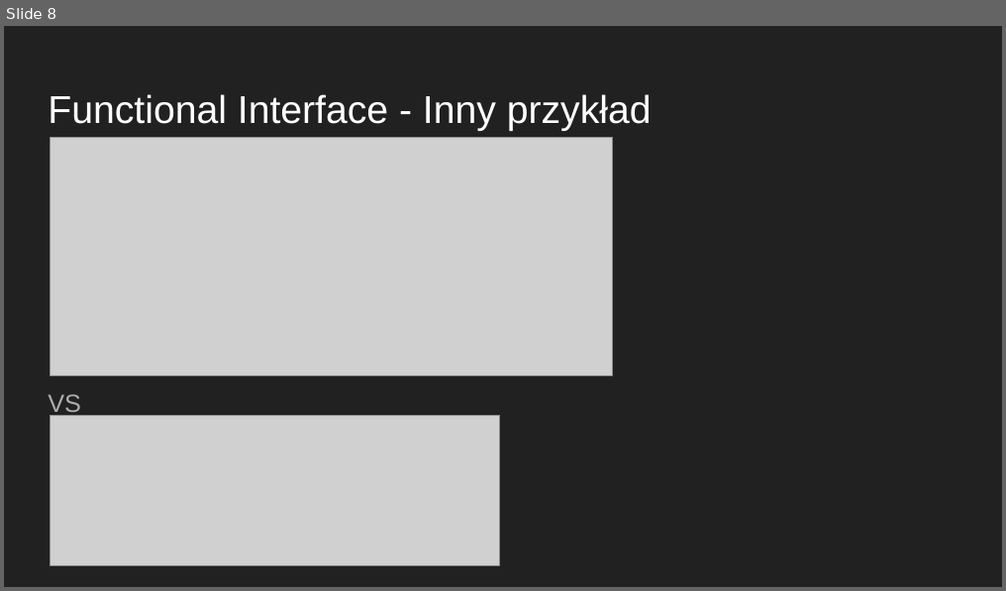
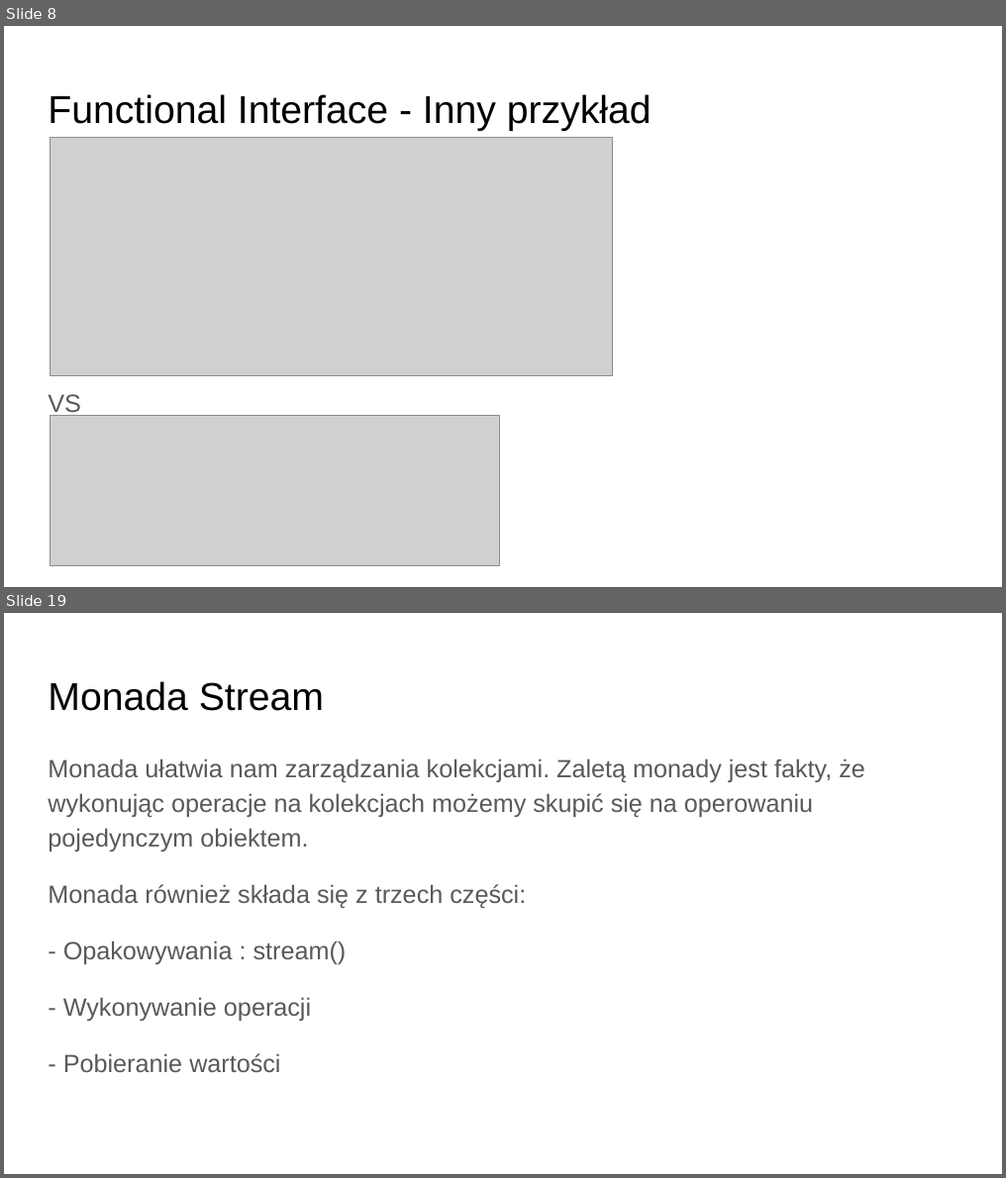
Before and after one commit to jkornacki/java8Lambda, a slide deck: Java8.pptx. Shown one above the other, each under a label of ours: slide 8 before the commit, slides 8 and 19 after it; the slides between them are not shown. The pictures are 1006x591 and 1006x1178 pixels, drawn with LibreOffice and Linux fonts; fonts in the diff are those of the drawing; grey boxes stand for pictures. Boxes give left, top, right and bottom in pixels: in the first picture for what was removed or moved away, otherwise in the second. Text is boxed around its words. In the diff, an @@ line names an element or a change of style, - is before the commit and + after.

```diff
--- a/Java8.pptx
+++ b/Java8.pptx
@@ slide 19 added at [4,613,1002,1174], background #FFFFFF @@
@@ title added at [48,681,324,711], 28 pt, text #000000 @@
+Monada Stream
@@ text added at [48,759,865,1072], 18 pt, text #595959 @@
+Monada ułatwia nam zarządzania kolekcjami. Zaletą monady jest fakty, że wykonując operacje na kolekcjach możemy skupić się na operowaniu pojedynczym obiektem.
+Monada również składa się z trzech części:
+- Opakowywania : stream()
+- Wykonywanie operacji
+- Pobieranie wartości
@@ slide 8 changed as well @@
@@ background #212121 to #FFFFFF @@
@@ title "Functional Interface - Inny przykład" at [48,94,651,131]: text colour #FFFFFF to #000000 @@
@@ text "VS" at [48,394,81,418]: text colour #ADADAD to #595959 @@
```
Also in this commit, not shown: 9 other slides changed, 12 other slides added, 2 slides removed, 4 other files.
